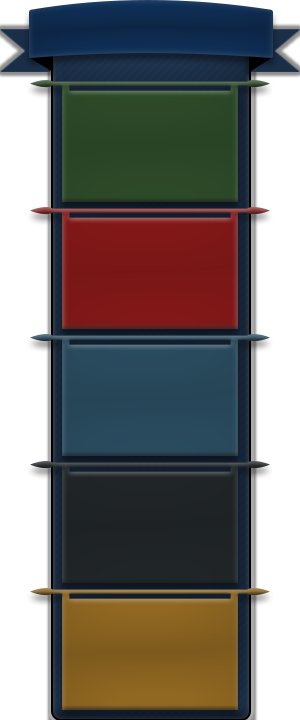
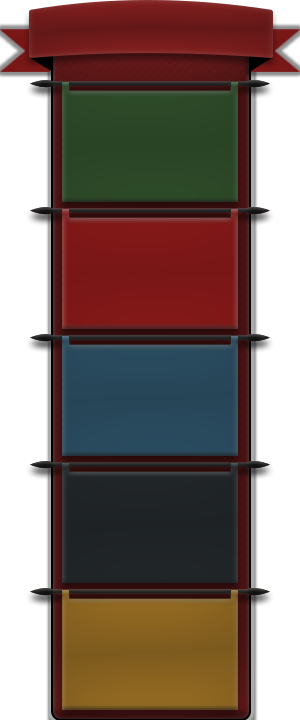
Layer changes from the first (300, 720) image to the second:
added layer "BlackBar" (1st of 5, in "Banners") in group "Banners" over [30, 207, 270, 217]
added layer "BlackBar" (2nd of 5, in "Banners") in group "Banners" over [30, 80, 270, 90]
added layer "BlackBar" (3rd of 5, in "Banners") in group "Banners" over [30, 588, 270, 598]
added layer "BlackBar" (4th of 5, in "Banners") in group "Banners" over [30, 461, 270, 471]
added layer "BlackBar" (5th of 5, in "Banners") in group "Banners" over [30, 334, 270, 344]
showed group "Top banner - Red" (3 layers) over [0, 0, 300, 72]
hid group "Top banner - Blue" (3 layers) over [0, 0, 300, 72]
showed "Panel - Red" over [51, 35, 251, 719]
hid "Panel - Blue" over [51, 35, 251, 719]
